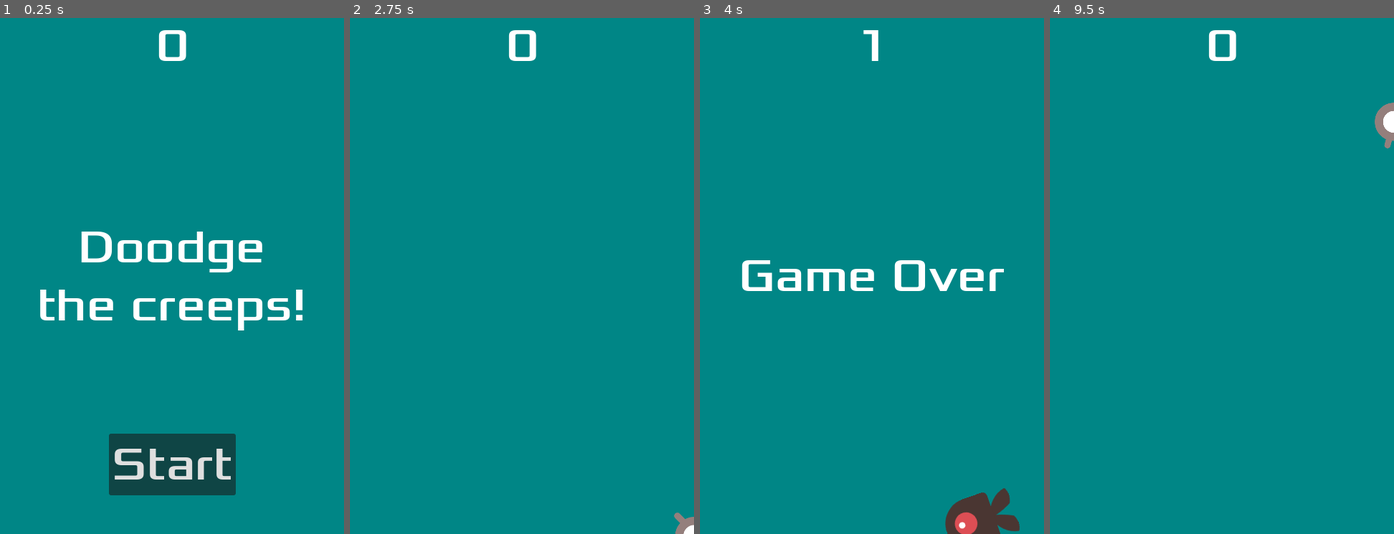
Above: before the commit, frames 1-4 (left to right).
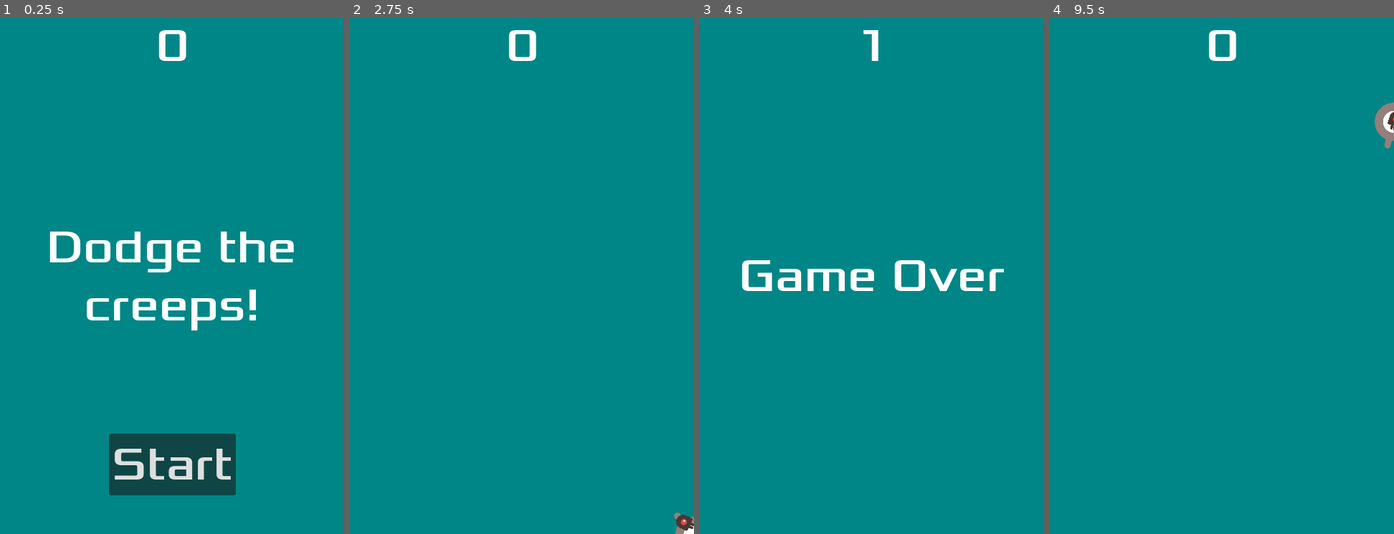
Above: after the commit, the same moments.

Repository: IvanovDenya/SurviveBros
Game: Godot game, scene res://menu/main.tscn
Same seed, same stepped clock (60 frames per second), same inputs: the game is played once before the commit and once after it. Before the commit the project starts from res://main.tscn.
Inputs:
- Up to frame 1 (0.25 s): no input
- Up to frame 2 (2.75 s): click "Start" at 0.5 s; tap Enter at 1.25 s; hold D (move_right) 1.28-2.03 s; hold S (move_down) from 2.03 s (still down)
- Up to frame 3 (4 s): release S (move_down) at 2.78 s; hold D (move_right) 2.78-3.53 s; hold W (move_up) from 3.53 s (still down)
- Up to frame 4 (9.5 s): release W (move_up) at 4.28 s; hold A (move_left) 4.28-5.78 s; tap Space at 5, 8 s; hold S (move_down) 5.78-6.53 s; tap Enter at 6.5 s; hold D (move_right) 6.53-7.25 s; click "Start" at 7.25 s; hold W (move_up) 8.03-8.78 s; hold D (move_right) from 8.78 s (still down)

The runs differ from the first frame. In frame 1, 3.4% of the frame differs, in the area x 11-88%, y 41-61%; in frame 2, 0.1%; in frame 3, 1.3%; in frame 4, less than 0.1%.

Commit message:
Первый коммит стрельбы
Добавил авто-стрельбу и коллизии со стрельбой

Diff:
--- a/Main.gd
+++ /dev/null
@@ -1,55 +0,0 @@
-extends Node
-
-@export var mob_scene: PackedScene
-var score
-
-func new_game():
-	score = 0
-	$Player.start($StartPosition.position)
-	$StartTimer.start()
-	$HUD.update_score(score)
-	$HUD.show_message("Get Ready")
-	get_tree().call_group("mobs", "queue_free")
-	$Music.play()
-
-func game_over():
-	$ScoreTimer.stop()
-	$MobTimer.stop()
-	$HUD.show_game_over()
-	$Music.stop()
-	$DeathSound.play()
-
-func _on_score_timer_timeout():
-	score += 1
-	$HUD.update_score(score)
-
-
-func _on_start_timer_timeout():
-	$MobTimer.start()
-	$ScoreTimer.start()
-
-#ETODO Decompose - выбор скорости и направления моба это важные изменяемые вещи, точно стоит вынести
-func _on_mob_timer_timeout():
-	# Create a new instance of the Mob scene.
-	var mob = mob_scene.instantiate()
-
-	# Choose a random location on Path2D.
-	var mob_spawn_location = $MobPath/MobSpawnLocation
-	mob_spawn_location.progress_ratio = randf()
-
-	# Set the mob's direction perpendicular to the path direction.
-	var direction = mob_spawn_location.rotation + PI / 2
-
-	# Set the mob's position to a random location.
-	mob.position = mob_spawn_location.position
-
-	# Add some randomness to the direction.
-	direction += randf_range(-PI / 4, PI / 4)
-	mob.rotation = direction
-
-	# Choose the velocity for the mob.
-	var velocity = Vector2(randf_range(150.0, 250.0), 0.0)
-	mob.linear_velocity = velocity.rotated(direction)
-
-	# Spawn the mob by adding it to the Main scene.
-	add_child(mob)
--- /dev/null
+++ b/menu/Main.gd
@@ -0,0 +1,101 @@
+extends Node
+enum GameState {Start, Running, GameOver }
+
+@export var mob_scene: PackedScene
+var bulletObj = null
+var score
+var current_game_state = GameState.Start
+
+func new_game():
+	score = 0
+	$Player.start($StartPosition.position)
+	$StartTimer.start()
+	$HUD.update_score(score)
+	$HUD.show_message("Get Ready")
+
+
+func game_over():
+	$ScoreTimer.stop()
+	$MobTimer.stop()
+	$HUD.show_game_over()
+	$Music.stop()
+	$Shoot_Timer.stop()
+	$DeathSound.play()
+	get_tree().call_group("mobs", "queue_free")
+	get_tree().call_group("player_projectiles", "queue_free")
+
+func _on_score_timer_timeout():
+	score += 1
+	$HUD.update_score(score)
+
+
+func _on_start_timer_timeout():
+	$MobTimer.start()
+	$ScoreTimer.start()
+	$Shoot_Timer.start()
+	$Music.play()
+	if (current_game_state == GameState.Start):
+		current_game_state = GameState.Running
+
+
+#ETODO Decompose - выбор скорости и направления моба это важные изменяемые вещи, точно стоит вынести
+func _on_mob_timer_timeout():
+	# Create a new instance of the Mob scene.
+	var mob = mob_scene.instantiate()
+
+	# Choose a random location on Path2D.
+	var mob_spawn_location = $MobPath/MobSpawnLocation
+	mob_spawn_location.progress_ratio = randf()
+
+	# Set the mob's direction perpendicular to the path direction.
+	var direction = mob_spawn_location.rotation + PI / 2
+
+	# Set the mob's position to a random location.
+	mob.position = mob_spawn_location.position
+
+	# Add some randomness to the direction.
+	direction += randf_range(-PI / 4, PI / 4)
+	mob.rotation = direction
+
+	# Choose the velocity for the mob.
+	var velocity = Vector2(randf_range(150.0, 250.0), 0.0)
+	mob.linear_velocity = velocity.rotated(direction)
+
+	# Spawn the mob by adding it to the Main scene.
+	add_child(mob)
+
+func _on_shoot_timer_timeout():
+	#add a bullet in random direction with random speed
+	bulletObj = load(get_path_to_current_projectile())
+	var bullet = bulletObj.instantiate()
+	bullet.position = $Player.get_global_position()
+	var rng_rotation = get_random_rotation_radians()
+	bullet.rotation = rng_rotation
+	var velocity = Vector2(bullet.travel_speed, 0.0)
+	bullet.linear_velocity = velocity.rotated(rng_rotation)
+	add_child(bullet)
+	#lowering the attack speed
+	$Shoot_Timer.wait_time = get_increased_time($Shoot_Timer.wait_time)
+
+
+#Increases timers time by 2% and returns it
+#Stops increasing past 0.5s
+func get_increased_time(base_time):
+	const max_time = 0.5 #sec
+	if (base_time > max_time):
+		return max_time
+	return base_time * 1.02
+
+#Currently, this returns static path to bullet_1
+#Later, this will return objects based on current weapon, etc
+#Returns - String - path to scene
+func get_path_to_current_projectile():
+	return "res://projectiles/bullet_1.tscn"
+
+#Returns - float - random angle in radians from 0 to 2 * PI
+func get_random_rotation_radians():
+	return deg_to_rad(get_random_rotation_degrees())
+
+#Returns - float - random angle in degrees from 0 to 360
+func get_random_rotation_degrees():
+	return randf() * 360
--- a/hud.tscn
+++ b/menu/hud.tscn
@@ -1,6 +1,6 @@
 [gd_scene load_steps=5 format=3 uid="uid://bykmj3v0gofwe"]
 
-[ext_resource type="Script" path="res://HUD.gd" id="1_yp6hk"]
+[ext_resource type="Script" path="res://menu/HUD.gd" id="1_yp6hk"]
 [ext_resource type="FontFile" uid="uid://b5hve76h7ondq" path="res://fonts/Xolonium-Regular.ttf" id="2_u71yk"]
 
 [sub_resource type="InputEventAction" id="InputEventAction_y1vsx"]
@@ -40,7 +40,7 @@
 grow_vertical = 2
 theme_override_fonts/font = ExtResource("2_u71yk")
 theme_override_font_sizes/font_size = 64
-text = "Doodge the creeps!"
+text = "Dodge the creeps!"
 horizontal_alignment = 1
 vertical_alignment = 1
 autowrap_mode = 2
--- a/main.tscn
+++ b/menu/main.tscn
@@ -1,11 +1,11 @@
 [gd_scene load_steps=8 format=3 uid="uid://ca7lb6exwfg3y"]
 
-[ext_resource type="Script" path="res://Main.gd" id="1_sni14"]
-[ext_resource type="PackedScene" uid="uid://dq5ftmmtapqpg" path="res://mob.tscn" id="2_2kfbb"]
-[ext_resource type="PackedScene" uid="uid://cd5oocw5teo6p" path="res://player.tscn" id="3_ka86k"]
-[ext_resource type="PackedScene" uid="uid://bykmj3v0gofwe" path="res://hud.tscn" id="4_q6ham"]
-[ext_resource type="AudioStream" uid="uid://c6i8kaw8k8euv" path="res://art/House In a Forest Loop.ogg" id="5_nk8r8"]
-[ext_resource type="AudioStream" uid="uid://8aabhnsb33y7" path="res://art/gameover.wav" id="6_vwejg"]
+[ext_resource type="Script" path="res://menu/Main.gd" id="1_dkmla"]
+[ext_resource type="PackedScene" uid="uid://dq5ftmmtapqpg" path="res://units/mob.tscn" id="2_0rf3q"]
+[ext_resource type="PackedScene" uid="uid://cd5oocw5teo6p" path="res://units/player.tscn" id="3_pcdji"]
+[ext_resource type="PackedScene" uid="uid://bykmj3v0gofwe" path="res://menu/hud.tscn" id="4_rh2o6"]
+[ext_resource type="AudioStream" uid="uid://c6i8kaw8k8euv" path="res://art/House In a Forest Loop.ogg" id="5_6d3v7"]
+[ext_resource type="AudioStream" uid="uid://8aabhnsb33y7" path="res://art/gameover.wav" id="6_aelrn"]
 
 [sub_resource type="Curve2D" id="Curve2D_muwqy"]
 _data = {
@@ -14,8 +14,8 @@
 point_count = 5
 
 [node name="Main" type="Node"]
-script = ExtResource("1_sni14")
-mob_scene = ExtResource("2_2kfbb")
+script = ExtResource("1_dkmla")
+mob_scene = ExtResource("2_0rf3q")
 
 [node name="ColorRect" type="ColorRect" parent="."]
 anchors_preset = 15
@@ -25,7 +25,7 @@
 grow_vertical = 2
 color = Color(0, 0.52549, 0.52549, 1)
 
-[node name="Player" parent="." instance=ExtResource("3_ka86k")]
+[node name="Player" parent="." instance=ExtResource("3_pcdji")]
 position = Vector2(239, 449)
 
 [node name="MobTimer" type="Timer" parent="."]
@@ -47,16 +47,20 @@
 position = Vector2(-2, -1)
 rotation = 0.00208333
 
-[node name="HUD" parent="." instance=ExtResource("4_q6ham")]
+[node name="HUD" parent="." instance=ExtResource("4_rh2o6")]
 
 [node name="Music" type="AudioStreamPlayer2D" parent="."]
-stream = ExtResource("5_nk8r8")
+stream = ExtResource("5_6d3v7")
 
 [node name="DeathSound" type="AudioStreamPlayer2D" parent="."]
-stream = ExtResource("6_vwejg")
+stream = ExtResource("6_aelrn")
+
+[node name="Shoot_Timer" type="Timer" parent="."]
+wait_time = 0.1
 
 [connection signal="hit" from="Player" to="." method="game_over"]
 [connection signal="timeout" from="MobTimer" to="." method="_on_mob_timer_timeout"]
 [connection signal="timeout" from="ScoreTimer" to="." method="_on_score_timer_timeout"]
 [connection signal="timeout" from="StartTimer" to="." method="_on_start_timer_timeout"]
 [connection signal="start_game" from="HUD" to="." method="new_game"]
+[connection signal="timeout" from="Shoot_Timer" to="." method="_on_shoot_timer_timeout"]
--- a/project.godot
+++ b/project.godot
@@ -10,8 +10,8 @@
 
 [application]
 
-config/name="Steam"
-run/main_scene="res://main.tscn"
+config/name="SurviveBros"
+run/main_scene="res://menu/main.tscn"
 config/features=PackedStringArray("4.2", "GL Compatibility")
 config/icon="res://icon.svg"
 
@@ -54,6 +54,18 @@
 ]
 }
 
+[layer_names]
+
+2d_render/layer_1="environment"
+2d_render/layer_2="player"
+2d_render/layer_3="enemy"
+2d_render/layer_4="player_projectile"
+2d_render/layer_5="enemy_projectile"
+
+[physics]
+
+2d/default_gravity=0.0
+
 [rendering]
 
 renderer/rendering_method="gl_compatibility"
--- /dev/null
+++ b/projectiles/bullet_1.tscn
@@ -0,0 +1,25 @@
+[gd_scene load_steps=4 format=3 uid="uid://x0vxm6ypp50w"]
+
+[ext_resource type="PackedScene" uid="uid://nr1gub46p85o" path="res://projectiles/player_projectile.tscn" id="1_0gq15"]
+[ext_resource type="Texture2D" uid="uid://b33rf4ua50s5u" path="res://art/enemyWalking_1.png" id="2_qnfmv"]
+
+[sub_resource type="CapsuleShape2D" id="CapsuleShape2D_5tvf4"]
+height = 26.0
+
+[node name="Bullet_1" instance=ExtResource("1_0gq15")]
+max_contacts_reported = 1
+contact_monitor = true
+travel_speed = 400
+
+[node name="Sprite2D" parent="." index="0"]
+scale = Vector2(0.2, 0.2)
+texture = ExtResource("2_qnfmv")
+
+[node name="CollisionShape2D" parent="." index="1"]
+rotation = 1.5708
+shape = SubResource("CapsuleShape2D_5tvf4")
+
+[node name="VisibleOnScreenNotifier2D" parent="." index="2"]
+position = Vector2(-9.53674e-07, 0)
+
+[connection signal="body_entered" from="." to="." method="_on_body_entered"]
--- /dev/null
+++ b/projectiles/player_projectile.tscn
@@ -0,0 +1,7 @@
+[gd_scene load_steps=2 format=3 uid="uid://nr1gub46p85o"]
+
+[ext_resource type="PackedScene" uid="uid://jcukvd5u2y7" path="res://projectiles/projectile.tscn" id="1_2mhyb"]
+
+[node name="Player_Projectile" groups=["player_projectiles"] instance=ExtResource("1_2mhyb")]
+collision_layer = 8
+collision_mask = 4
--- /dev/null
+++ b/projectiles/projectile.gd
@@ -0,0 +1,21 @@
+extends RigidBody2D
+
+@export var travel_speed = 0
+
+# Called when the node enters the scene tree for the first time.
+func _ready():
+	pass # Replace with function body.
+
+
+# Called every frame. 'delta' is the elapsed time since the previous frame.
+func _process(_delta):
+	pass
+
+
+func _on_visible_on_screen_notifier_2d_screen_exited():
+	queue_free()
+
+
+func _on_body_entered(_body):
+	hide()
+	queue_free()
--- /dev/null
+++ b/projectiles/projectile.tscn
@@ -0,0 +1,16 @@
+[gd_scene load_steps=2 format=3 uid="uid://jcukvd5u2y7"]
+
+[ext_resource type="Script" path="res://projectiles/projectile.gd" id="1_hw7ja"]
+
+[node name="Projectile" type="RigidBody2D"]
+script = ExtResource("1_hw7ja")
+
+[node name="Sprite2D" type="Sprite2D" parent="."]
+
+[node name="CollisionShape2D" type="CollisionShape2D" parent="."]
+
+[node name="VisibleOnScreenNotifier2D" type="VisibleOnScreenNotifier2D" parent="."]
+position = Vector2(12, 0)
+scale = Vector2(2.6, 3.6)
+
+[connection signal="screen_exited" from="VisibleOnScreenNotifier2D" to="." method="_on_visible_on_screen_notifier_2d_screen_exited"]
--- a/mob.gd
+++ b/units/mob.gd
@@ -10,5 +10,9 @@
 	queue_free()
 
 # Called every frame. 'delta' is the elapsed time since the previous frame.
-func _process(delta):
+func _process(_delta):
 	pass
+
+
+func _on_body_entered(_body):
+	queue_free() # Replace with function body.
--- a/mob.tscn
+++ b/units/mob.tscn
@@ -1,7 +1,7 @@
 [gd_scene load_steps=10 format=3 uid="uid://dq5ftmmtapqpg"]
 
 [ext_resource type="Texture2D" uid="uid://chg6fuv5n6j8b" path="res://art/enemyFlyingAlt_1.png" id="1_3nh7u"]
-[ext_resource type="Script" path="res://mob.gd" id="1_ebpeh"]
+[ext_resource type="Script" path="res://units/mob.gd" id="1_ebpeh"]
 [ext_resource type="Texture2D" uid="uid://dn1k20w8iy55u" path="res://art/enemyFlyingAlt_2.png" id="2_cndcs"]
 [ext_resource type="Texture2D" uid="uid://b3urxuhjhonkf" path="res://art/enemySwimming_1.png" id="3_xd5hh"]
 [ext_resource type="Texture2D" uid="uid://dc8r4orb4bh6d" path="res://art/enemySwimming_2.png" id="4_xadxh"]
@@ -45,10 +45,15 @@
 }]
 
 [sub_resource type="CapsuleShape2D" id="CapsuleShape2D_0flk4"]
+radius = 31.8247
+height = 72.5474
 
 [node name="Mob" type="RigidBody2D" groups=["mobs"]]
-collision_mask = 0
+collision_layer = 4
+collision_mask = 10
 gravity_scale = 0.0
+max_contacts_reported = 2
+contact_monitor = true
 script = ExtResource("1_ebpeh")
 
 [node name="AnimatedSprite2D" type="AnimatedSprite2D" parent="."]
@@ -58,9 +63,15 @@
 frame_progress = 0.365339
 
 [node name="CollisionShape2D" type="CollisionShape2D" parent="."]
+light_mask = 4
+visibility_layer = 2
+position = Vector2(10, -9.53674e-07)
 rotation = 0.565487
 shape = SubResource("CapsuleShape2D_0flk4")
 
 [node name="VisibleOnScreenNotifier2D" type="VisibleOnScreenNotifier2D" parent="."]
+visible = false
 position = Vector2(12, 0)
 scale = Vector2(2.6, 3.6)
+
+[connection signal="body_entered" from="." to="." method="_on_body_entered"]
--- a/player.gd
+++ b/units/player.gd
@@ -40,7 +40,7 @@
 		$AnimatedSprite2D.animation = "up"
 		$AnimatedSprite2D.flip_v = velocity.y > 0
 
-func _on_body_entered(body):
+func _on_body_entered(_body):
 	hide()
 	hit.emit()
 	$CollisionShape2D.set_deferred("disabled", true)
--- a/player.tscn
+++ b/units/player.tscn
@@ -1,6 +1,6 @@
 [gd_scene load_steps=8 format=3 uid="uid://cd5oocw5teo6p"]
 
-[ext_resource type="Script" path="res://player.gd" id="1_h0hgi"]
+[ext_resource type="Script" path="res://units/player.gd" id="1_h0hgi"]
 [ext_resource type="Texture2D" uid="uid://dj2ylf66eomtd" path="res://art/playerGrey_up1.png" id="2_vpr4y"]
 [ext_resource type="Texture2D" uid="uid://bqaq8hagbv6tt" path="res://art/playerGrey_up2.png" id="3_y4ukc"]
 [ext_resource type="Texture2D" uid="uid://btm3un2pkac2b" path="res://art/playerGrey_walk1.png" id="4_yp7ug"]
@@ -36,6 +36,8 @@
 height = 68.0
 
 [node name="Player" type="Area2D"]
+collision_layer = 2
+collision_mask = 4
 script = ExtResource("1_h0hgi")
 metadata/_edit_group_ = true
 
Renamed: HUD.gd -> menu/HUD.gd
Renamed: annotaion_example.txt -> text/annotaion_example.txt
